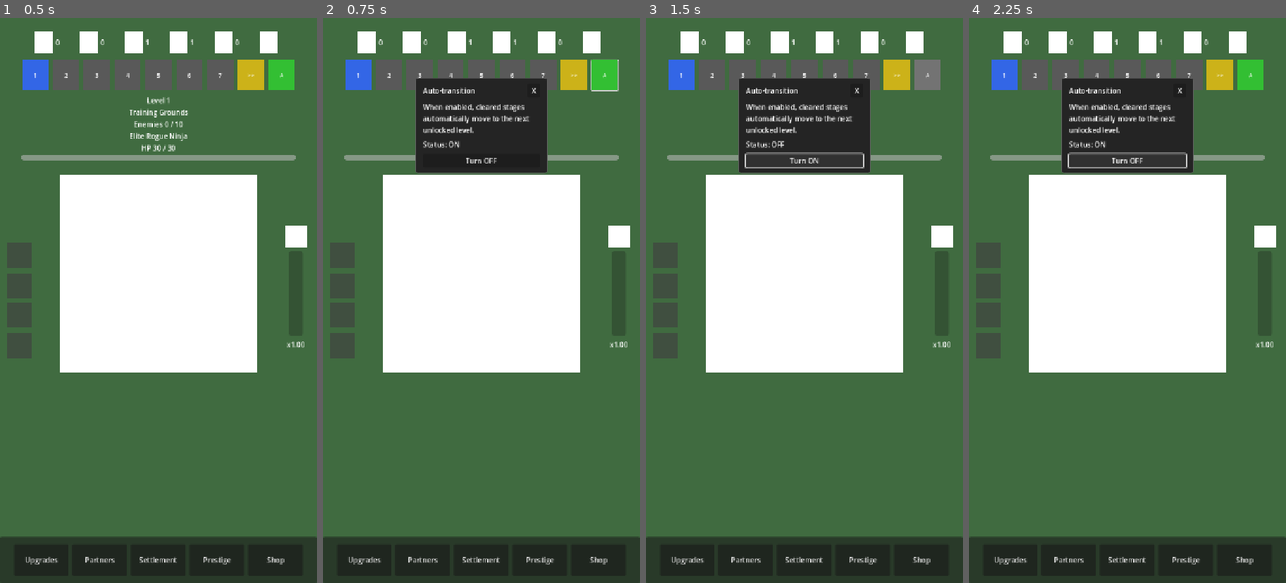
Above: before the commit, frames 1-4 (left to right).
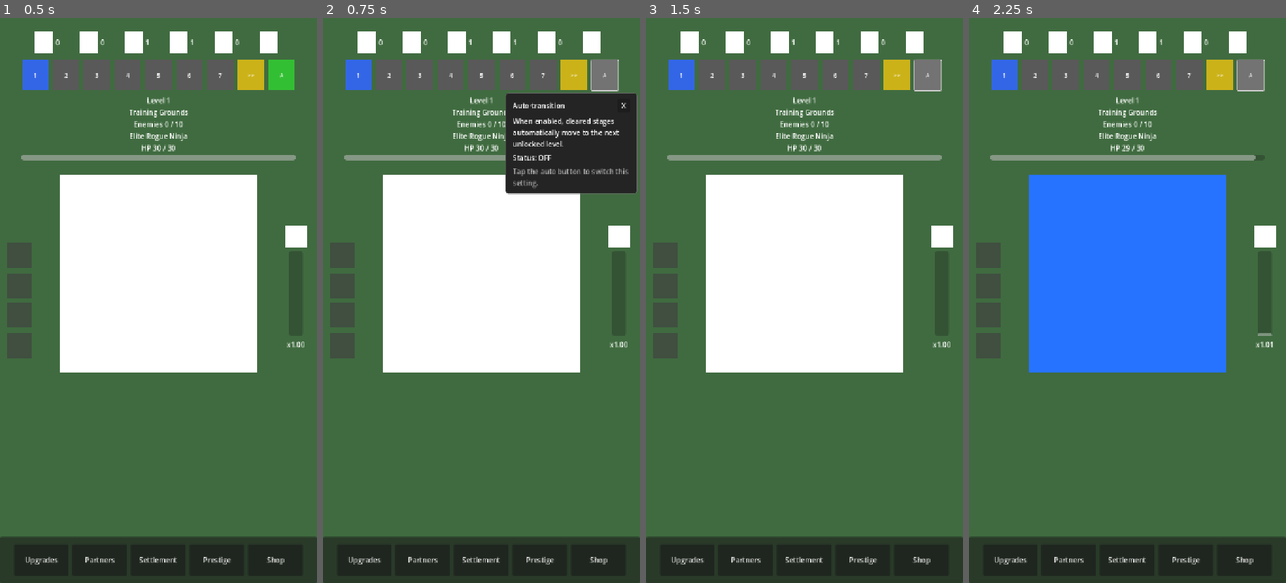
Above: after the commit, the same moments.

Repository: StanisRyz/naruto-clicker
Game: Godot game, scene res://scenes/main/Main.tscn
Same seed, same stepped clock (60 frames per second), same inputs: the game is played once before the commit and once after it.
Inputs (mouse positions are in pixels of both pictures, inside the frame that each line leads up to):
- Up to frame 1 (0.5 s): no input
- Up to frame 2 (0.75 s): click "A" at 0.5 s
- Up to frame 3 (1.5 s): click (804, 159) at 1.25 s, where only the run before the commit has a clickable "Turn OFF"
- Up to frame 4 (2.25 s): click (1127, 159) at 2 s, where only the run before the commit has a clickable "Turn ON"

Frame 1 is identical in both runs. In frame 2, 12% of the frame differs, in the area x 29-100%, y 7-32%; in frame 3, 7.0%; in frame 4, 29%, in the area x 18-96%, y 7-63%.

Commit message:
Make auto-transition button toggle directly
Rework Auto-transition UI behavior.

Changes include:
- Make the StageNavigator Auto-transition button toggle ON/OFF immediately.
- Remove the toggle button from AutoTransitionPopup.
- Keep AutoTransitionPopup as an info-only popup.
- Position AutoTransitionPopup directly under the Auto-transition button.
- Preserve opaque popup styling and outside-click close behavior.
- Preserve cleared-stage, saved progress, boss fail, backward travel, and latest-level jump logic.

Diff:
--- a/scenes/game/ClickerScreen.gd
+++ b/scenes/game/ClickerScreen.gd
@@ -64,7 +64,6 @@
 	stage_navigator.stage_selected.connect(_on_stage_selected)
 	stage_navigator.latest_requested.connect(_on_stage_latest_requested)
 	stage_navigator.auto_transition_popup_requested.connect(_on_auto_transition_popup_requested)
-	auto_transition_popup.auto_transition_toggled.connect(_on_auto_transition_toggled)
 	game_field.attack_requested.connect(_on_attack_requested)
 	ability_bar.autoclick_requested.connect(_on_autoclick_requested)
 	ability_bar.gold_bonus_requested.connect(_on_gold_bonus_requested)
@@ -618,11 +617,9 @@
 
 
 func _on_auto_transition_popup_requested(anchor_global_position: Vector2) -> void:
-	auto_transition_popup.show_popup(state, anchor_global_position)
-
-
-func _on_auto_transition_toggled(enabled: bool) -> void:
-	if enabled:
+	if state.auto_stage_advance_enabled:
+		state.set_auto_stage_advance_enabled(false)
+	else:
 		var jump_result: Dictionary = state.enable_auto_stage_advance_and_jump_if_needed()
 		if jump_result.get("moved_to_latest", false):
 			enemy_transition_token += 1
@@ -631,11 +628,9 @@
 			autoclick_accumulator = 0.0
 			_sync_boss_timer()
 			stage_navigator.center_on_level(state.current_level)
-	else:
-		state.set_auto_stage_advance_enabled(false)
-	auto_transition_popup.refresh_view(state)
 	stage_navigator.set_auto_transition_enabled(state.auto_stage_advance_enabled)
 	_update_ui()
+	auto_transition_popup.show_popup(state, anchor_global_position)
 
 
 func _handle_status_text(_text: String) -> void:
--- a/scenes/ui/AutoTransitionPopup.gd
+++ b/scenes/ui/AutoTransitionPopup.gd
@@ -1,13 +1,11 @@
 class_name AutoTransitionPopup
 extends Control
 
-signal auto_transition_toggled(enabled: bool)
-
 var _state: ClickerState = null
+var _pending_anchor: Vector2 = Vector2.ZERO
 
 @onready var _panel: PanelContainer = $PanelContainer
 @onready var _status_label: Label = $PanelContainer/MarginContainer/VBoxContainer/StatusLabel
-@onready var _toggle_button: Button = $PanelContainer/MarginContainer/VBoxContainer/ToggleButton
 @onready var _close_button: Button = $PanelContainer/MarginContainer/VBoxContainer/TitleRow/CloseButton
 
 
@@ -15,23 +13,21 @@
 	visible = false
 	mouse_filter = MOUSE_FILTER_PASS
 	_close_button.pressed.connect(hide_popup)
-	_toggle_button.pressed.connect(_on_toggle_pressed)
 
 
-func show_popup(state: ClickerState, _anchor_global_position: Vector2) -> void:
+func show_popup(state: ClickerState, anchor: Vector2) -> void:
 	_state = state
+	_pending_anchor = anchor
 	refresh_view(state)
 	mouse_filter = MOUSE_FILTER_STOP
 	visible = true
+	await get_tree().process_frame
+	if visible:
+		_position_popup(_pending_anchor)
 
 
 func refresh_view(state: ClickerState) -> void:
-	if state.auto_stage_advance_enabled:
-		_status_label.text = "Status: ON"
-		_toggle_button.text = "Turn OFF"
-	else:
-		_status_label.text = "Status: OFF"
-		_toggle_button.text = "Turn ON"
+	_status_label.text = "Status: ON" if state.auto_stage_advance_enabled else "Status: OFF"
 
 
 func hide_popup() -> void:
@@ -47,7 +43,13 @@
 		accept_event()
 
 
-func _on_toggle_pressed() -> void:
-	if _state == null:
-		return
-	auto_transition_toggled.emit(not _state.auto_stage_advance_enabled)
+func _position_popup(anchor: Vector2) -> void:
+	var panel_size: Vector2 = _panel.size
+	var viewport_size: Vector2 = get_viewport_rect().size
+	const MARGIN: float = 6.0
+	var x: float = clampf(anchor.x - panel_size.x * 0.5, MARGIN, viewport_size.x - panel_size.x - MARGIN)
+	var y: float = anchor.y + MARGIN
+	if y + panel_size.y > viewport_size.y - MARGIN:
+		y = anchor.y - panel_size.y - MARGIN
+	y = maxf(MARGIN, y)
+	_panel.position = Vector2(x, y)
--- a/scenes/ui/AutoTransitionPopup.tscn
+++ b/scenes/ui/AutoTransitionPopup.tscn
@@ -26,17 +26,12 @@
 visible = false
 
 [node name="PanelContainer" type="PanelContainer" parent="."]
-layout_mode = 1
-anchor_left = 0.5
-anchor_top = 0.0
-anchor_right = 0.5
-anchor_bottom = 0.0
-offset_left = -150.0
-offset_top = 136.0
-offset_right = 150.0
-offset_bottom = 320.0
-grow_horizontal = 2
-grow_vertical = 1
+layout_mode = 0
+offset_left = 0.0
+offset_top = -400.0
+offset_right = 300.0
+offset_bottom = -200.0
+custom_minimum_size = Vector2(300, 0)
 mouse_filter = 0
 theme_override_styles/panel = SubResource("StyleBoxFlat_panel")
 
@@ -49,7 +44,7 @@
 
 [node name="VBoxContainer" type="VBoxContainer" parent="PanelContainer/MarginContainer"]
 layout_mode = 2
-theme_override_constants/separation = 10
+theme_override_constants/separation = 8
 
 [node name="TitleRow" type="HBoxContainer" parent="PanelContainer/MarginContainer/VBoxContainer"]
 layout_mode = 2
@@ -73,6 +68,8 @@
 layout_mode = 2
 text = "Status: ON"
 
-[node name="ToggleButton" type="Button" parent="PanelContainer/MarginContainer/VBoxContainer"]
+[node name="HintLabel" type="Label" parent="PanelContainer/MarginContainer/VBoxContainer"]
 layout_mode = 2
-text = "Turn OFF"
+modulate = Color(0.7, 0.7, 0.7, 1)
+autowrap_mode = 3
+text = "Tap the auto button to switch this setting."
--- a/scenes/ui/StageNavigator.gd
+++ b/scenes/ui/StageNavigator.gd
@@ -252,4 +252,5 @@
 
 
 func _on_auto_transition_button_pressed() -> void:
-	auto_transition_popup_requested.emit(_auto_btn.global_position)
+	var btn_rect: Rect2 = _auto_btn.get_global_rect()
+	auto_transition_popup_requested.emit(Vector2(btn_rect.get_center().x, btn_rect.end.y))
